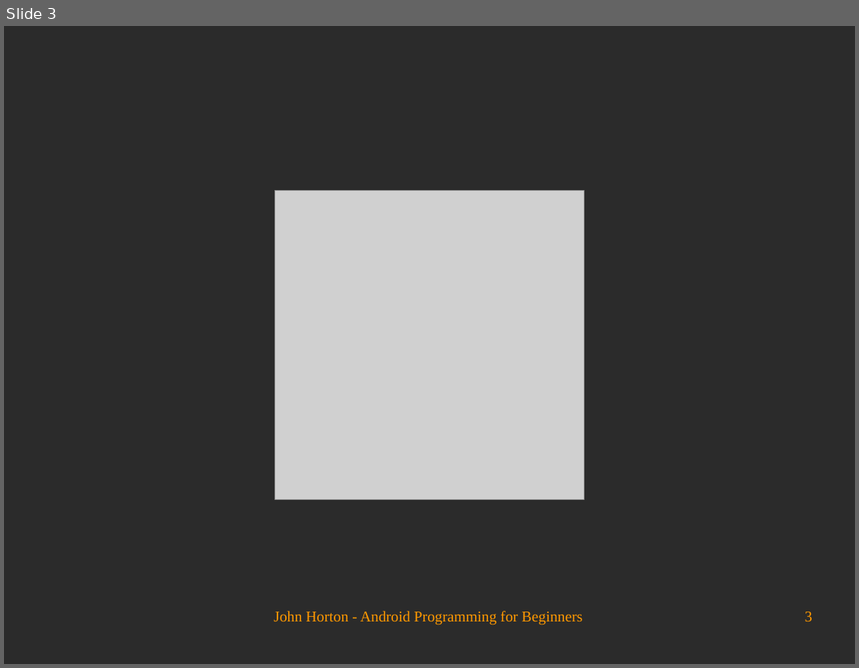
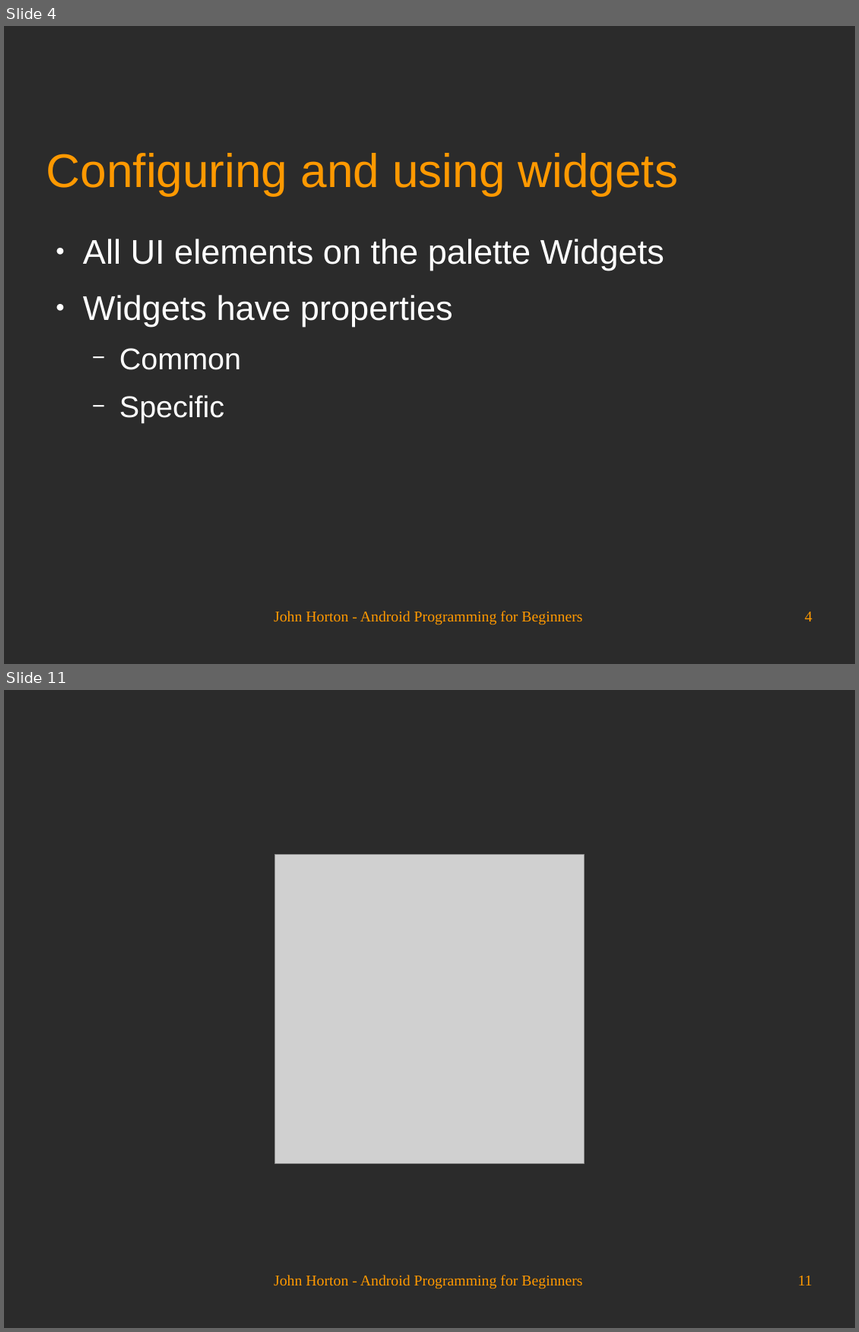
Before and after one commit to Academy-Soft-Intellect/Android-Programming-for-Beginners, a slide deck: 04_Designing_Layouts.odp. Shown one above the other, each under a label of ours: slide 3 before the commit, slides 4 and 11 after it; the slides between them are not shown. The pictures are 859x668 and 859x1332 pixels, drawn with LibreOffice and Linux fonts; fonts in the diff are those of the drawing; grey boxes stand for pictures; background and template pictures are left out; a plain dark background stands for a picture behind light text. Boxes give left, top, right and bottom in pixels: in the first picture for what was removed or moved away, otherwise in the second. Text is boxed around its words. In the diff, an @@ line names an element or a change of style, - is before the commit and + after.

```diff
--- a/04_Designing_Layouts.odp
+++ b/04_Designing_Layouts.odp
@@ slide 4 added at (x1=4, y1=26, x2=855, y2=664), background picture (left out) @@
@@ title added at (x1=47, y1=153, x2=678, y2=195), 44 pt, text #FF9900 @@
+Configuring and using widgets
@@ text added at (x1=83, y1=239, x2=664, y2=423), 32 pt, text #FFFFFF @@
+● Аll UI elements on the palette Widgets
+● Widgets have properties
+  − Common
+  − Specific
@@ text added at (x1=274, y1=611, x2=582, y2=626), 14 pt, text #FF9900 @@
+John Horton - Android Programming for Beginners
@@ page number added at (x1=805, y1=612, x2=813, y2=622), 14 pt, text #FF9900 @@
+4
@@ what was slide 3 is now slide 11 @@
@@ page number at (x1=798, y1=1276, x2=813, y2=1286): text changed @@
-3
+11
```
Also in this commit, not shown: 2 slides changed, 7 other slides added.
